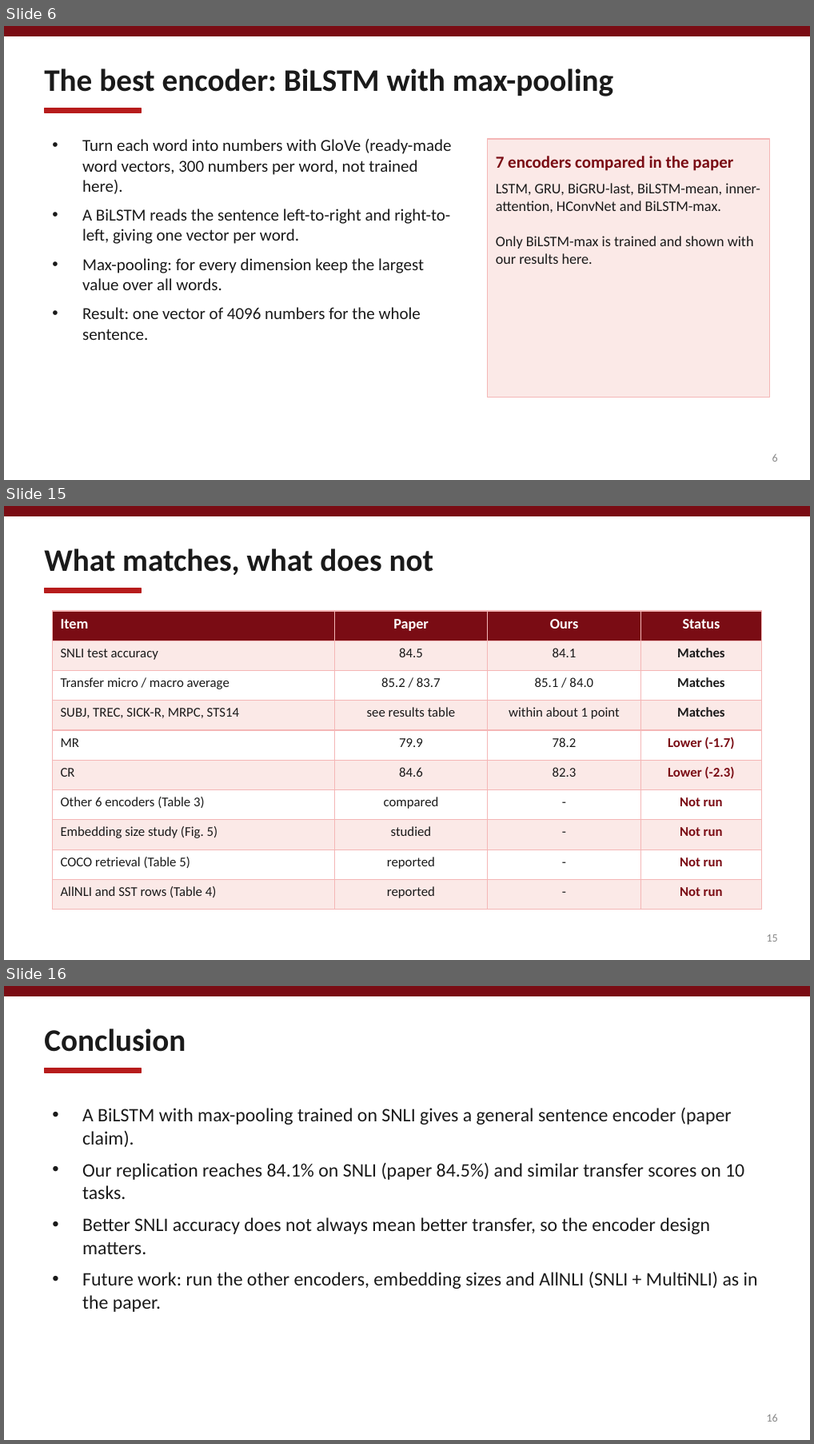
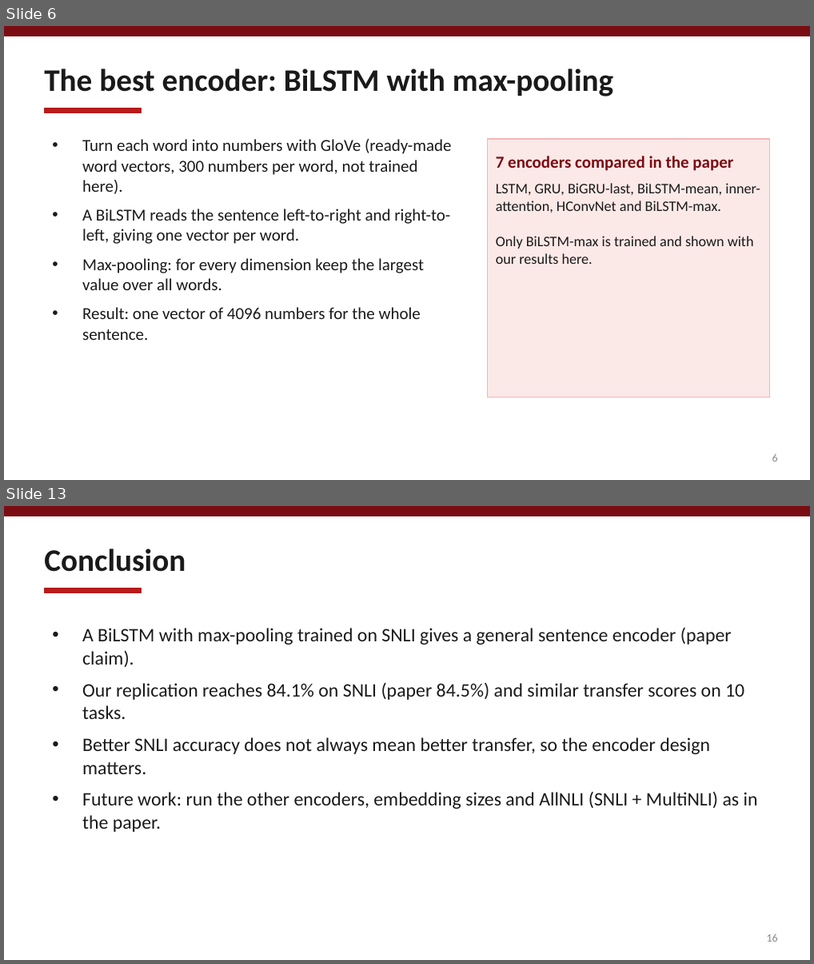
Before and after one commit to JaaniPorwal/infersent-replication, a slide deck: infersent-replication/docs/InferSent_Presentation.pptx. Shown one above the other, each under a label of ours: slides 6, 15 and 16 before the commit, slides 6 and 13 after it; the slides between them are not shown. The pictures are 814x1444 and 814x964 pixels, drawn with LibreOffice and Linux fonts; fonts in the diff are those of the drawing. Boxes give left, top, right and bottom in pixels: in the first picture for what was removed or moved away, otherwise in the second. Text is boxed around its words. In the diff, an @@ line names an element or a change of style, - is before the commit and + after.

```diff
--- a/infersent-replication/docs/InferSent_Presentation.pptx
+++ b/infersent-replication/docs/InferSent_Presentation.pptx
@@ slide 15 removed at <box>4,506,810,960</box>, background #FFFFFF @@
@@ rectangle removed at <box>4,506,810,516</box> @@
@@ text removed at <box>44,548,434,575</box> @@
-What matches, what does not
@@ rectangle removed at <box>44,588,141,592</box> @@
@@ table removed at <box>52,611,762,901</box>, 10 rows, 4 columns @@
-Item | Paper | Ours | Status
-SNLI test accuracy | 84.5 | 84.1 | Matches
-Transfer micro / macro average | 85.2 / 83.7 | 85.1 / 84.0 | Matches
-SUBJ, TREC, SICK-R, MRPC, STS14 | see results table | within about 1 point | Matches
-MR | 79.9 | 78.2 | Lower (-1.7)
-CR | 84.6 | 82.3 | Lower (-2.3)
-Other 6 encoders (Table 3) | compared | - | Not run
-Embedding size study (Fig. 5) | studied | - | Not run
-COCO retrieval (Table 5) | reported | - | Not run
-AllNLI and SST rows (Table 4) | reported | - | Not run
@@ text removed at <box>767,934,778,941</box> @@
-15
@@ what was slide 16 is now slide 13 @@
```
Also in this commit, not shown: 6 slides changed, 2 slides added, 4 other slides removed.
